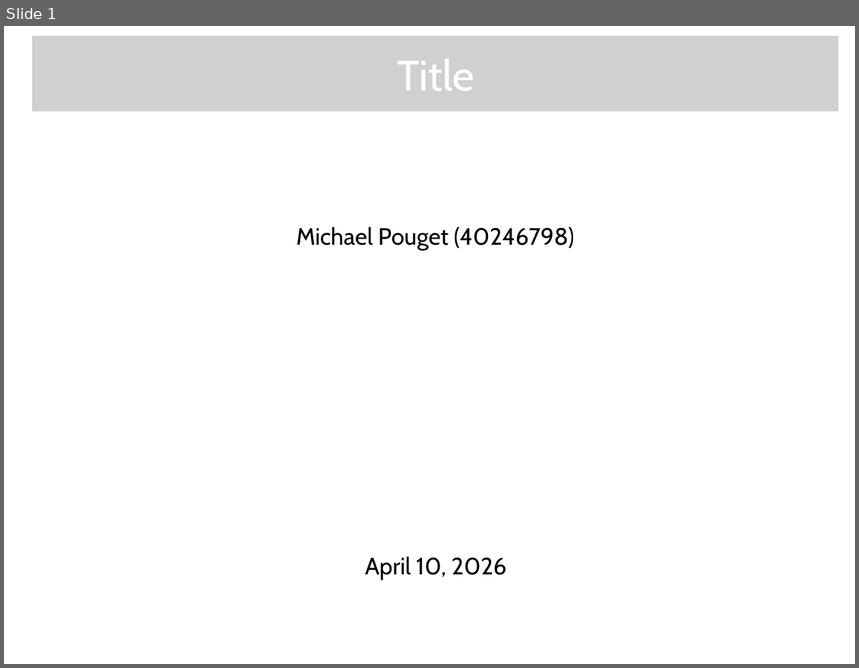
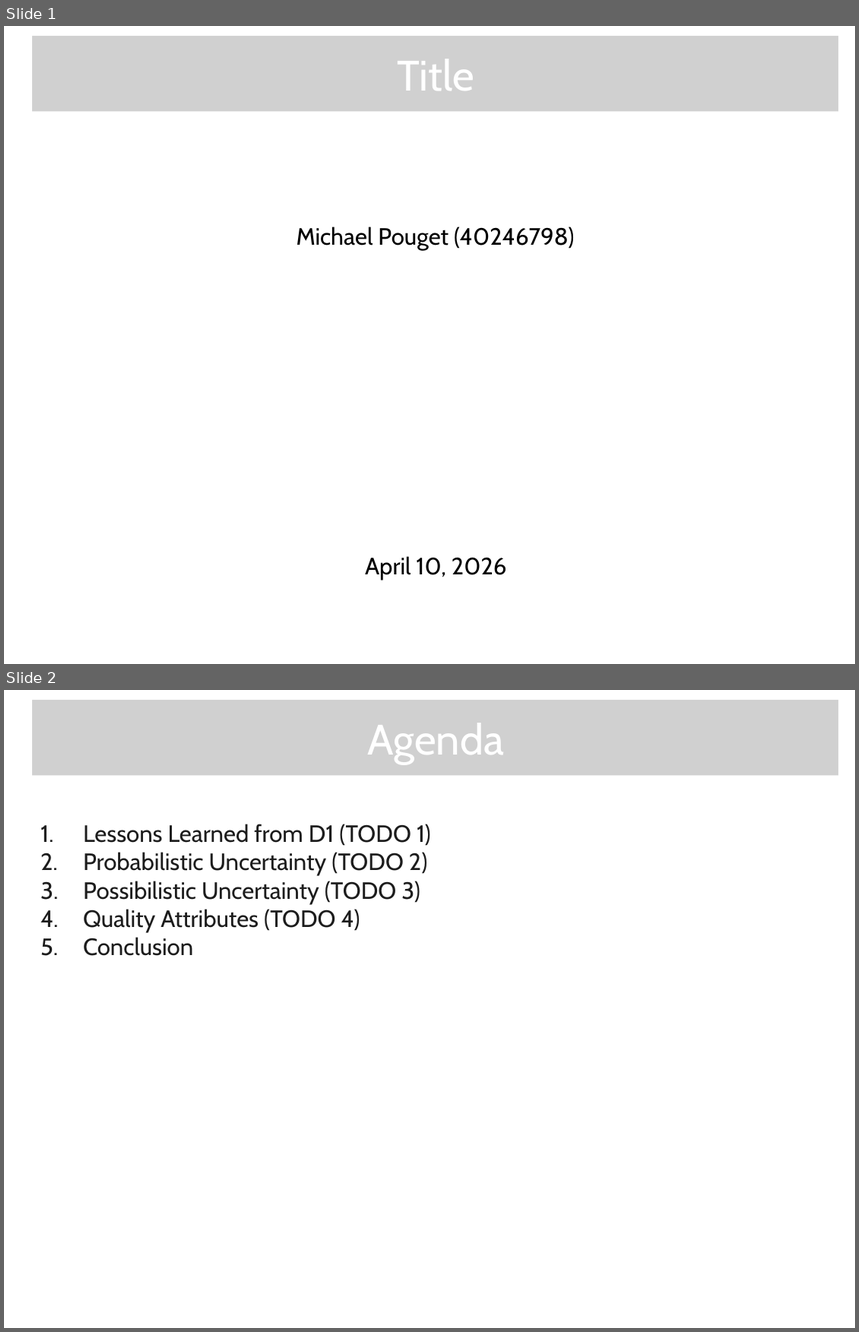
Before and after one commit to Mikachupichu/central-banking-expert-system, a slide deck: A-D2.pptx. Shown one above the other, each under a label of ours: slide 1 before the commit, slides 1 and 2 after it. The pictures are 859x668 and 859x1332 pixels, drawn with LibreOffice and Linux fonts; fonts in the diff are those of the drawing; grey boxes stand for pictures; background and template pictures are left out. Boxes give left, top, right and bottom in pixels: in the first picture for what was removed or moved away, otherwise in the second. Text is boxed around its words. In the diff, an @@ line names an element or a change of style, - is before the commit and + after.

```diff
--- a/A-D2.pptx
+++ b/A-D2.pptx
@@ slide 2 added at bbox=[4, 690, 855, 1328], background picture (left out) @@
@@ picture added at bbox=[32, 699, 838, 775] @@
@@ text added at bbox=[367, 723, 504, 764], 36 pt, text #FFFFFF @@
+Agenda
@@ text added at bbox=[83, 824, 431, 956], 20 pt, text #1C1C1C @@
+1. Lessons Learned from D1 (TODO 1)
+2. Probabilistic Uncertainty (TODO 2)
+3. Possibilistic Uncertainty (TODO 3)
+4. Quality Attributes (TODO 4)
+5. Conclusion
```
Also in this commit, not shown: 3 slides changed, 2 other slides added, 2 slides removed, 1 other file.
